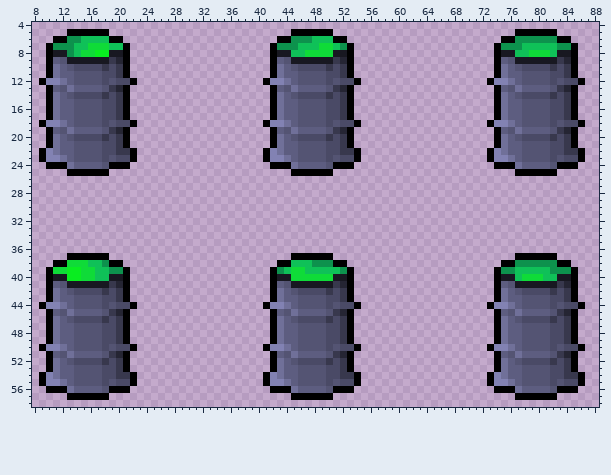
Sprite sheet -- data/barrel.png. The first picture shows the starting point.
The file is 96x64 pixels. Shown: x 8..88, y 4..58.
The same view after the edit:
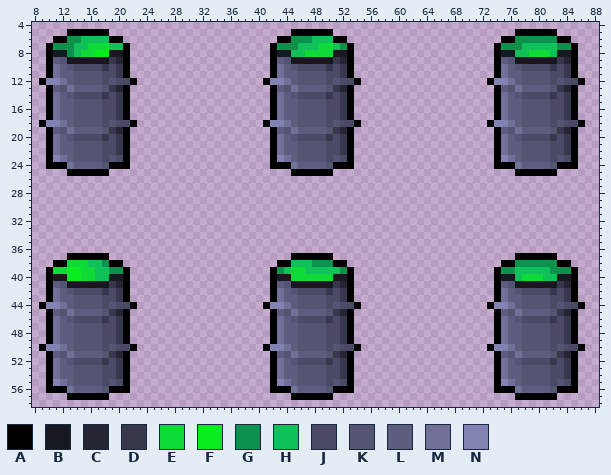
Palette (. is transparent): A #000000  B #181821  C #252533  D #38384d  E #0fdb38  F #09ed20  G #0d924d  H #0fc158  J #4a4a66  K #545473  L #5d5d80  M #707099  N #8282b3
Commit message: added image for hunting gun, changed barrel image
Difference:
@@ x 8..88 @@
 21 ..AMLLKKKKJJDA....................AMLLKKKKJJDA....................AMLLKKKKJJDA...
-22 .ANMLLKKKKJJDDA..................ANMLLKKKKJJDDA..................ANMLLKKKKJJDDA..
-23 .ANNMLKKKKJKJJA..................ANNMLKKKKJKJJA..................ANNMLKKKKJKJJA..
+22 ..AMLLKKKKJJDA....................AMLLKKKKJJDA....................AMLLKKKKJJDA...
+23 ..ANMLKKKKJKJA....................ANMLKKKKJKJA....................ANMLKKKKJKJA...
 24 ..AAAMLLLLKAAA....................AAAMLLLLKAAA....................AAAMLLLLKAAA...
@@ x 8..88 @@
 53 ..AMLLKKKKJJDA....................AMLLKKKKJJDA....................AMLLKKKKJJDA...
-54 .ANMLLKKKKJJDDA..................ANMLLKKKKJJDDA..................ANMLLKKKKJJDDA..
-55 .ANNMLKKKKJKJJA..................ANNMLKKKKJKJJA..................ANNMLKKKKJKJJA..
+54 ..AMLLKKKKJJDA....................AMLLKKKKJJDA....................AMLLKKKKJJDA...
+55 ..ANMLKKKKJKJA....................ANMLKKKKJKJA....................ANMLKKKKJKJA...
 56 ..AAAMLLLLKAAA....................AAAMLLLLKAAA....................AAAMLLLLKAAA...
